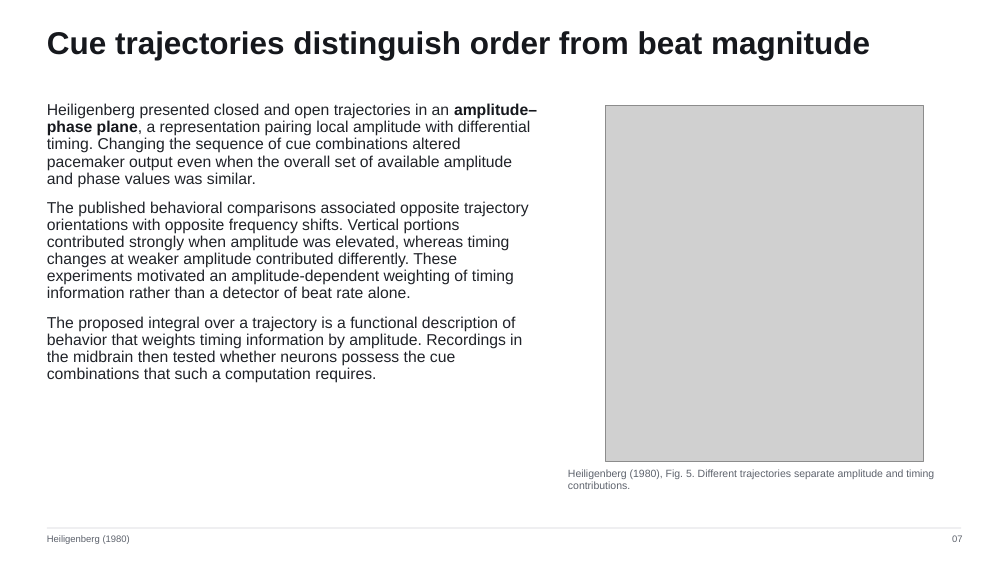
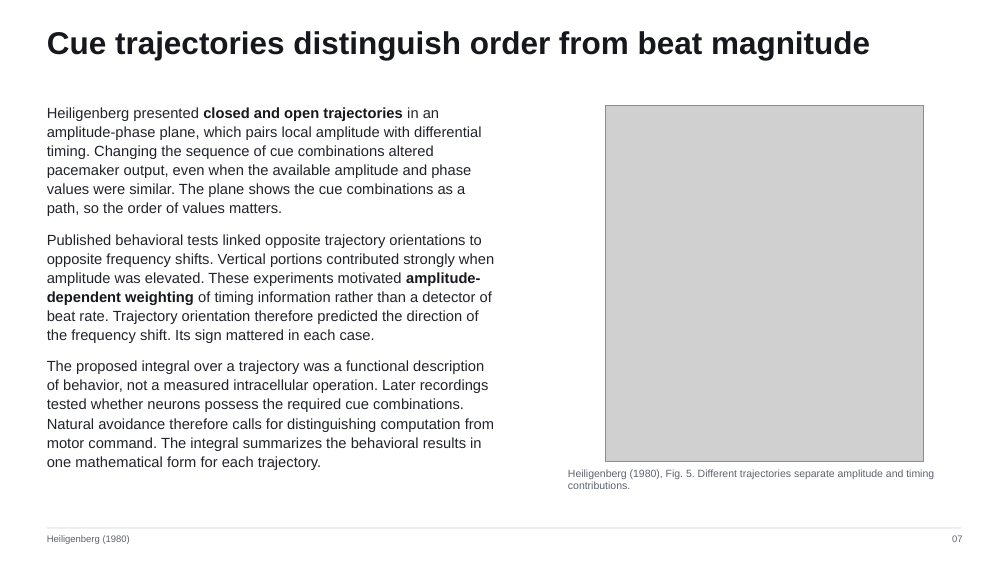
Before and after one commit to jordanxxlopez/NEUROETHOLOGY, a slide deck: slide 9 of scaffolded/Neuroethology_Lecture22_FA2026_SCAFFOLDED.pptx. Drawn at 1008x567 pixels with LibreOffice and Linux fonts; fonts in the diff are those of the drawing; grey boxes stand for pictures. Boxes give left, top, right and bottom in pixels: in the first picture for what was removed or moved away, otherwise in the second. Text is boxed around its words. In the diff, an @@ line names an element or a change of style, - is before the commit and + after.

```diff
--- a/scaffolded/Neuroethology_Lecture22_FA2026_SCAFFOLDED.pptx
+++ b/scaffolded/Neuroethology_Lecture22_FA2026_SCAFFOLDED.pptx
@@ text at (x1=47, y1=107, x2=494, y2=470): text changed; size 15 to 14 pt @@
-Heiligenberg presented closed and open trajectories in an amplitude–phase plane, a representation pairing local amplitude with differential timing. Changing the sequence of cue combinations altered pacemaker output even when the overall set of available amplitude and phase values was similar.
-The published behavioral comparisons associated opposite trajectory orientations with opposite frequency shifts. Vertical portions contributed strongly when amplitude was elevated, whereas timing changes at weaker amplitude contributed differently. These experiments motivated an amplitude-dependent weighting of timing information rather than a detector of beat rate alone.
-The proposed integral over a trajectory is a functional description of behavior that weights timing information by amplitude. Recordings in the midbrain then tested whether neurons possess the cue combinations that such a computation requires.
+Heiligenberg presented closed and open trajectories in an amplitude-phase plane, which pairs local amplitude with differential timing. Changing the sequence of cue combinations altered pacemaker output, even when the available amplitude and phase values were similar. The plane shows the cue combinations as a path, so the order of values matters.
+Published behavioral tests linked opposite trajectory orientations to opposite frequency shifts. Vertical portions contributed strongly when amplitude was elevated. These experiments motivated amplitude-dependent weighting of timing information rather than a detector of beat rate. Trajectory orientation therefore predicted the direction of the frequency shift. Its sign mattered in each case.
+The proposed integral over a trajectory was a functional description of behavior, not a measured intracellular operation. Later recordings tested whether neurons possess the required cue combinations. Natural avoidance therefore calls for distinguishing computation from motor command. The integral summarizes the behavioral results in one mathematical form for each trajectory.
```
Also in this commit, not shown: 53 other slides changed, 5 slides added, 5 slides removed, 3 other files.
